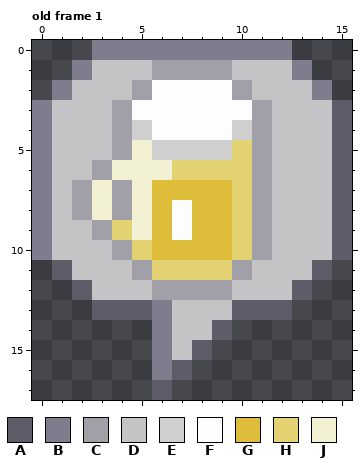
One commit to this pixel-art file: art/callout.aseprite. Above, as it was before the edit.
16x18 pixels, 2 frames. Shown: old frame 1.
Palette (. is transparent): A #5f5c6a  B #7f7c8d  C #a1a0a9  D #c4c4c6  E #cfcfcf  F #fdfdfd  G #debd3b  H #e3d272  J #f3f1d3
The result:
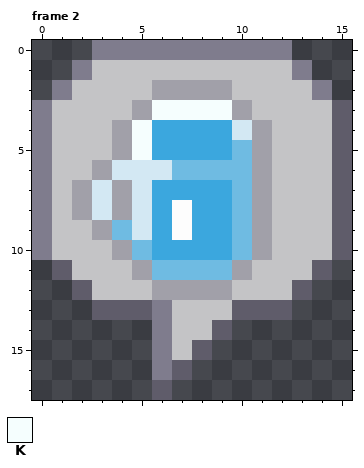
Colours new in this view: K #f5fefe
A new or re-ordered frame is compared with the old frame closest to it.
Changes in this commit:
{"change": "frames 2 -> 3"}
{"colour":"G","old":"#debd3b","new":"#3ba7de"}
{"colour":"H","old":"#e3d272","new":"#6fbbe2"}
{"colour":"J","old":"#f3f1d3","new":"#d3e8f3"}
{"where": "frame 2 is new; against old frame 1, layer \"item\""}
{"frame":2,"y":1,"x":6,"old":"CCCC","new":"DDDD"}
{"frame":2,"y":2,"x":5,"old":"CFFFFC","new":"DCCCCD"}
{"frame":2,"y":3,"x":4,"old":"CFFFFFFC","new":"DCKKKKCD"}
{"frame":2,"y":4,"x":5,"old":"EFFFFE","new":"KGGGGJ"}
{"frame":2,"y":5,"x":5,"old":"JEEEE","new":"KGGGG"}
{"label":"changed","picture_box":[92,60,272,280]}
